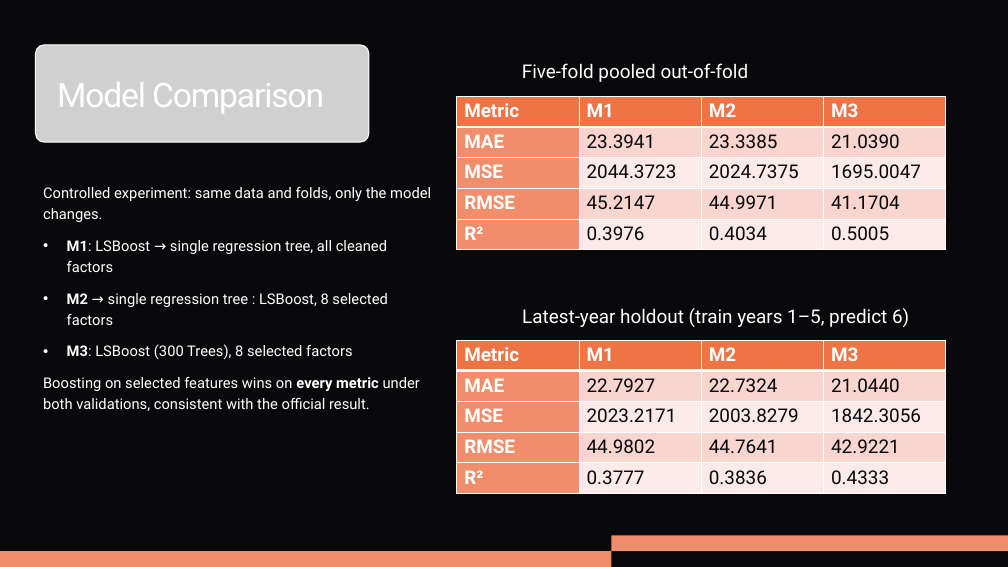
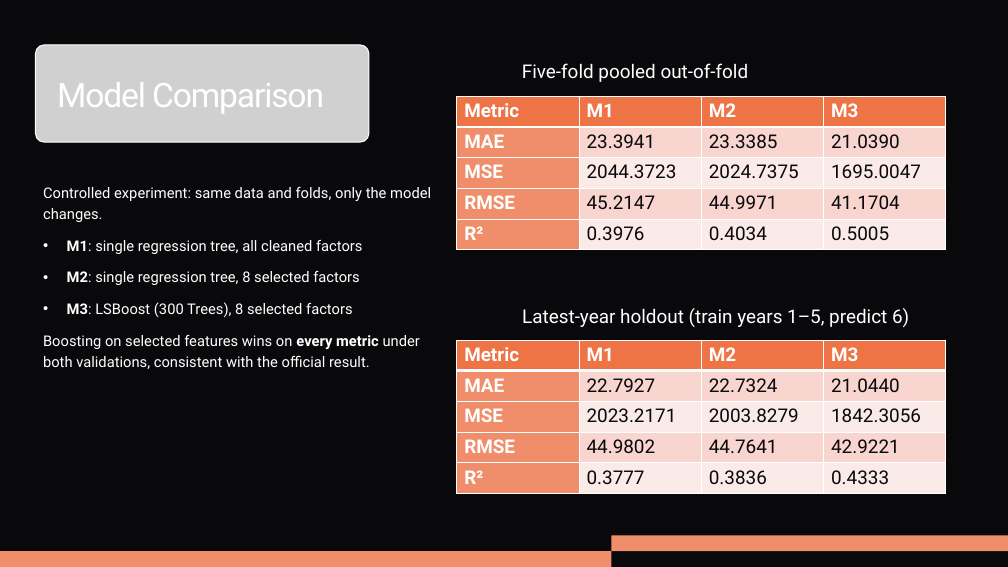
Before and after one commit to Roh00t/MatrixNotFound, a slide deck: slide 6 of presentation/MatrixNotFound_Hackathon_Presentation.pptx. Drawn at 1008x567 pixels with LibreOffice and Linux fonts; fonts in the diff are those of the drawing; grey boxes stand for pictures. Boxes give left, top, right and bottom in pixels: in the first picture for what was removed or moved away, otherwise in the second. Text is boxed around its words. In the diff, an @@ line names an element or a change of style, - is before the commit and + after.

```diff
--- a/presentation/MatrixNotFound_Hackathon_Presentation.pptx
+++ b/presentation/MatrixNotFound_Hackathon_Presentation.pptx
@@ text at (67,240,362,285): text changed @@
-• M1: LSBoost → single regression tree, all cleaned factors
-• M2 → single regression tree : LSBoost, 8 selected factors
+• M1: single regression tree, all cleaned factors
+• M2: single regression tree, 8 selected factors
```
Also in this commit, not shown: 3 other files.
